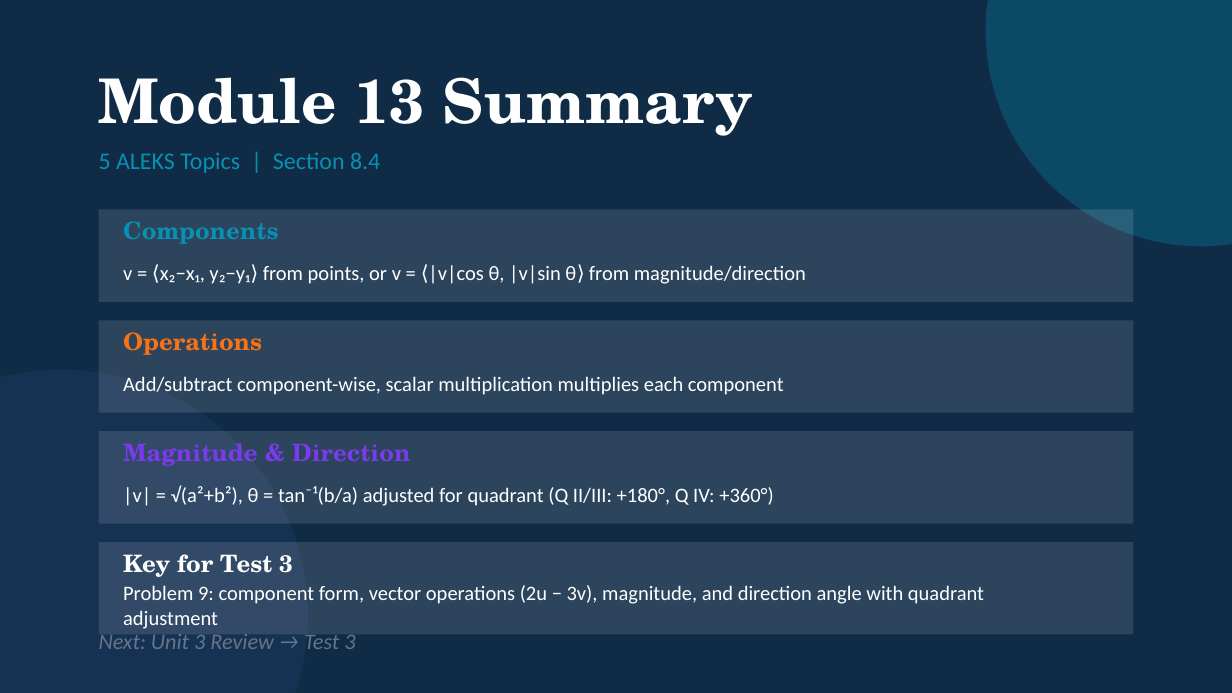
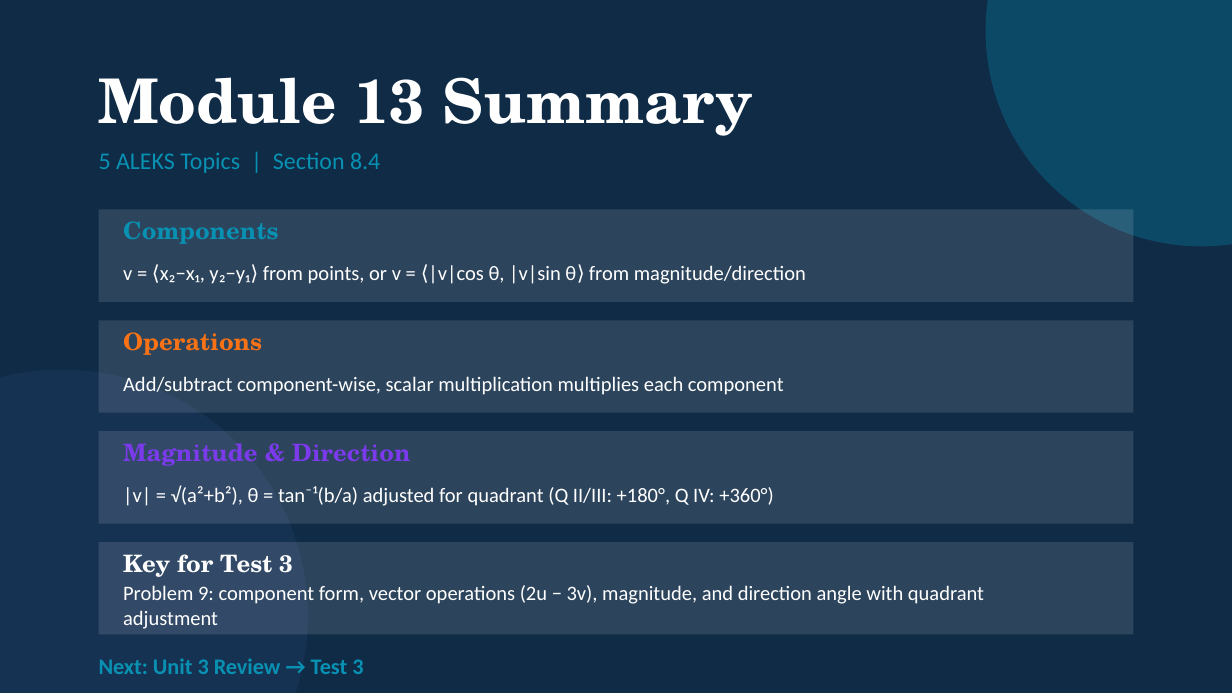
Before and after one commit to andrewhvolk/andrewhvolk.github.io, a slide deck: slide 14 of slides/Math130Unit3D.pptx (slide 13 before the commit). Drawn at 1232x693 pixels with LibreOffice and Linux fonts; fonts in the diff are those of the drawing. Boxes give left, top, right and bottom in pixels: in the first picture for what was removed or moved away, otherwise in the second. Text is boxed around its words. In the diff, an @@ line names an element or a change of style, - is before the commit and + after.

```diff
--- a/slides/Math130Unit3D.pptx
+++ b/slides/Math130Unit3D.pptx
@@ text "Next: Unit 3 Review → ..." moved from (x1=99, y1=634, x2=355, y2=649) to (x1=99, y1=658, x2=363, y2=674) @@
@@ text "Next: Unit 3 Review → ..." at (x1=99, y1=658, x2=363, y2=674): text colour #64748B to #0891B2, bold on, italic off @@
```
Also in this commit, not shown: 3 other slides changed, 2 slides added, 1 slide removed, 4 other files.
